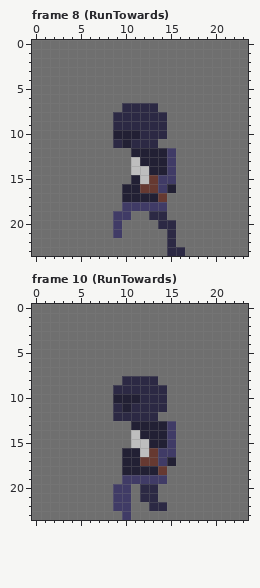
Pixel-art file: Assets/Sprites/Asperite files/AnimationsTest.aseprite. That is the earlier state.
24x24 pixels, 12 frames. Shown: frame 8 (RunTowards), frame 10 (RunTowards). The commit also changed other frames, which this record leaves out.
After:
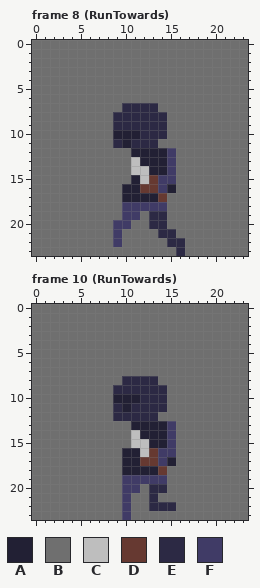
Palette (. is transparent): A #222034  B #6f6f6f  C #bebebe  D #663931  E #2c2944  F #403b66
Difference:
Frame 8 (RunTowards), layer "Layer 1":
The edit turns colour E into colour B in row 20 at x 15; in row 23 at x 15.
The edit turns colour F into colour B in row 19 at x 9.
The edit turns colour B into colour E in row 20 at x 13; in row 21 at x 14; in row 22 at x 16.
The edit turns colour B into colour F in row 19 at x 11; in row 20 at x 10; in row 22 at x 9.
Frame 10 (RunTowards), layer "Layer 1":
The edit turns colour E into colour B in rows 20 to 21 at x 12.
The edit turns colour F into colour B in rows 20 to 22 at x 9.
The edit turns colour B into colour E in row 20 at x 14; in row 22 at x 15.
The edit turns colour B into colour F in row 20 at x 11.
Pixel boxes of the changes (left, top, right, bottom) in both pictures:
changed: (113, 211, 185, 256)
changed: (113, 484, 176, 511)
